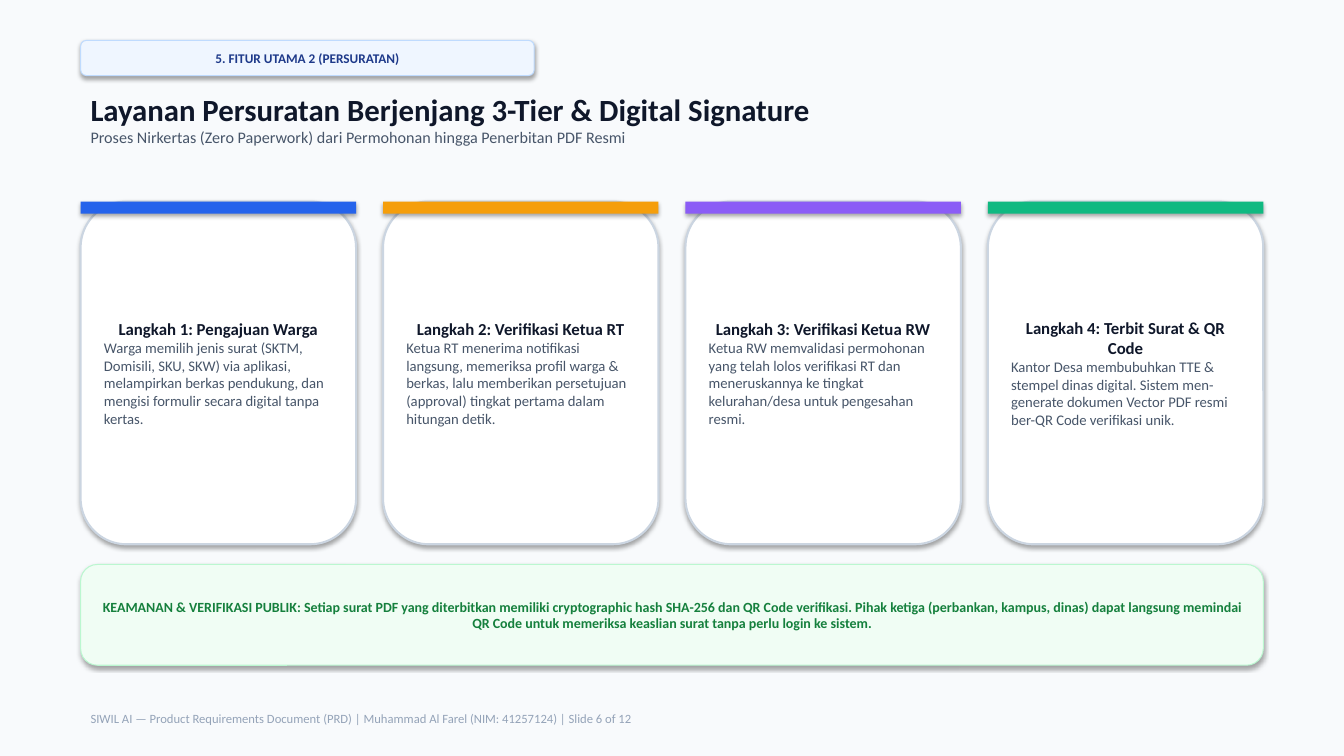
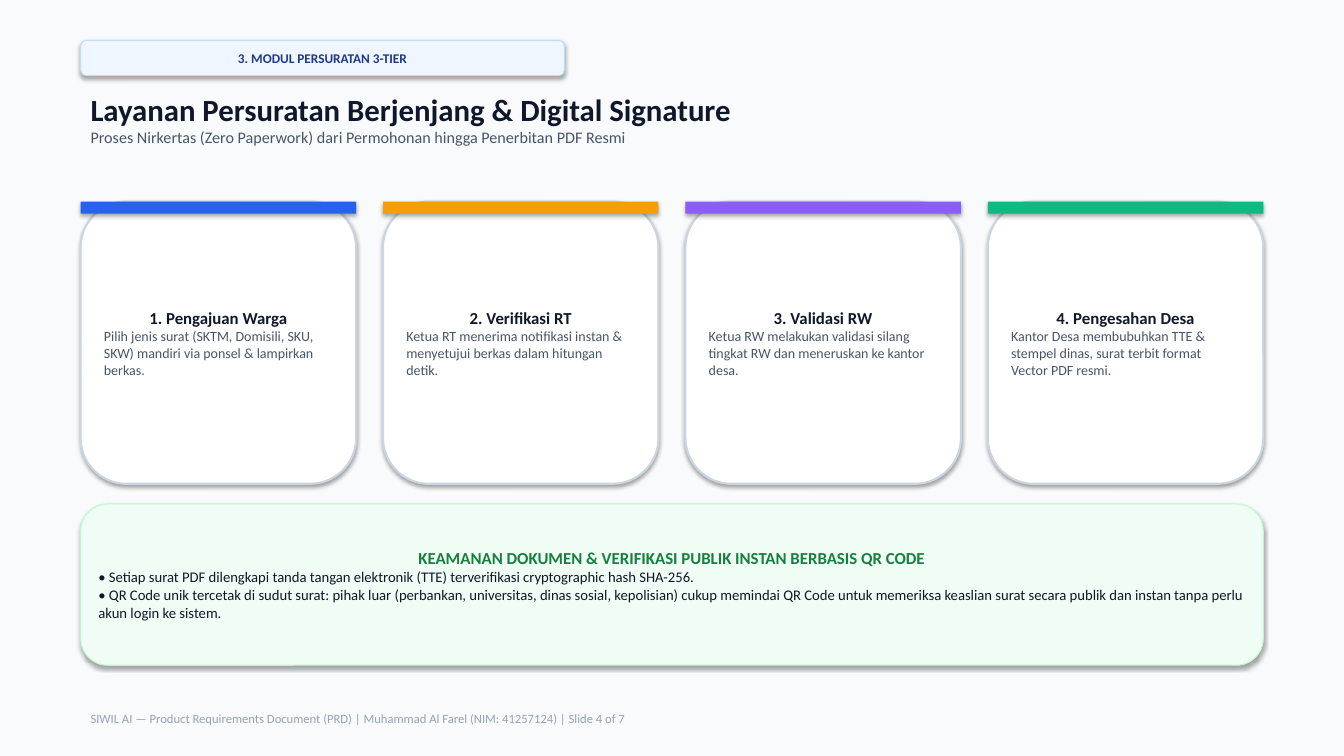
Before and after one commit to Yenvys/SistemWilayah, a slide deck: slide 4 of PRESENTASI_PRD_SIWIL.pptx (slide 6 before the commit). Drawn at 1344x756 pixels with LibreOffice and Linux fonts; fonts in the diff are those of the drawing. Boxes give left, top, right and bottom in pixels: in the first picture for what was removed or moved away, otherwise in the second. Text is boxed around its words. In the diff, an @@ line names an element or a change of style, - is before the commit and + after.

```diff
--- a/PRESENTASI_PRD_SIWIL.pptx
+++ b/PRESENTASI_PRD_SIWIL.pptx
@@ rounded rectangle "3. MODUL PERSURATAN 3-TIER": place and size @@
-rounded rectangle "3. MODUL PERSURATAN 3-TIER" at <box>81,40,534,76</box>
+rounded rectangle "3. MODUL PERSURATAN 3-TIER" at <box>81,40,565,76</box>
@@ text in rounded rectangle at <box>238,54,407,63</box>: text changed @@
-5. FITUR UTAMA 2 (PERSURATAN)
+3. MODUL PERSURATAN 3-TIER
@@ text at <box>91,99,730,127</box>: text changed @@
-Layanan Persuratan Berjenjang 3-Tier & Digital Signature
+Layanan Persuratan Berjenjang & Digital Signature
@@ rounded rectangle "1. Pengajuan Warga": place and size @@
-rounded rectangle "1. Pengajuan Warga" at <box>81,202,356,544</box>
+rounded rectangle "1. Pengajuan Warga" at <box>81,202,356,484</box>
@@ rounded rectangle "2. Verifikasi RT": place and size @@
-rounded rectangle "2. Verifikasi RT" at <box>383,202,658,544</box>
+rounded rectangle "2. Verifikasi RT" at <box>383,202,658,484</box>
@@ rounded rectangle "3. Validasi RW": place and size @@
-rounded rectangle "3. Validasi RW" at <box>686,202,961,544</box>
+rounded rectangle "3. Validasi RW" at <box>686,202,961,484</box>
@@ rounded rectangle "4. Pengesahan Desa": place and size @@
-rounded rectangle "4. Pengesahan Desa" at <box>988,202,1263,544</box>
+rounded rectangle "4. Pengesahan Desa" at <box>988,202,1263,484</box>
@@ text in rounded rectangle at <box>104,312,314,375</box>: text changed; size 10.5 to 10 pt @@
-Langkah 1: Pengajuan Warga
-Warga memilih jenis surat (SKTM, Domisili, SKU, SKW) via aplikasi, melampirkan berkas pendukung, dan mengisi formulir secara digital tanpa kertas.
+1. Pengajuan Warga
+Pilih jenis surat (SKTM, Domisili, SKU, SKW) mandiri via ponsel & lampirkan berkas.
@@ text in rounded rectangle at <box>406,312,609,375</box>: text changed; size 10.5 to 10 pt @@
-Langkah 2: Verifikasi Ketua RT
-Ketua RT menerima notifikasi langsung, memeriksa profil warga & berkas, lalu memberikan persetujuan (approval) tingkat pertama dalam hitungan detik.
+2. Verifikasi RT
+Ketua RT menerima notifikasi instan & menyetujui berkas dalam hitungan detik.
@@ text in rounded rectangle at <box>709,312,925,375</box>: text changed; size 10.5 to 10 pt @@
-Langkah 3: Verifikasi Ketua RW
-Ketua RW memvalidasi permohonan yang telah lolos verifikasi RT dan meneruskannya ke tingkat kelurahan/desa untuk pengesahan resmi.
+3. Validasi RW
+Ketua RW melakukan validasi silang tingkat RW dan meneruskan ke kantor desa.
@@ text in rounded rectangle at <box>1011,312,1202,375</box>: text changed; size 10.5 to 10 pt @@
-Langkah 4: Terbit Surat & QR Code
-Kantor Desa membubuhkan TTE & stempel dinas digital. Sistem men-generate dokumen Vector PDF resmi ber-QR Code verifikasi unik.
+4. Pengesahan Desa
+Kantor Desa membubuhkan TTE & stempel dinas, surat terbit format Vector PDF resmi.
@@ rounded rectangle "KEAMANAN DOKUMEN & VERIFIKASI PUBLIK ...": place and size @@
-rounded rectangle "KEAMANAN DOKUMEN & VERIFIKASI PUBLIK ..." at <box>81,565,1263,665</box>
+rounded rectangle "KEAMANAN DOKUMEN & VERIFIKASI PUBLIK ..." at <box>81,504,1263,665</box>
@@ text in rounded rectangle at <box>98,553,1243,621</box>: text changed; size 10 to 10.5 pt; text colour #15803D to #0F172A; bold off @@
-KEAMANAN & VERIFIKASI PUBLIK: Setiap surat PDF yang diterbitkan memiliki cryptographic hash SHA-256 dan QR Code verifikasi. Pihak ketiga (perbankan, kampus, dinas) dapat langsung memindai QR Code untuk memeriksa keaslian surat tanpa perlu login ke sistem.
+KEAMANAN DOKUMEN & VERIFIKASI PUBLIK INSTAN BERBASIS QR CODE
+• Setiap surat PDF dilengkapi tanda tangan elektronik (TTE) terverifikasi cryptographic hash SHA-256.
+• QR Code unik tercetak di sudut surat: pihak luar (perbankan, universitas, dinas sosial, kepolisian) cukup memindai QR Code untuk memeriksa keaslian surat secara publik dan instan tanpa perlu akun login ke sistem.
@@ text at <box>91,714,624,725</box>: text changed @@
-SIWIL AI — Product Requirements Document (PRD) | Muhammad Al Farel (NIM: 41257124) | Slide 6 of 12
+SIWIL AI — Product Requirements Document (PRD) | Muhammad Al Farel (NIM: 41257124) | Slide 4 of 7
```
Also in this commit, not shown: 3 other slides changed, 3 slides added, 8 slides removed, 2 other files.
